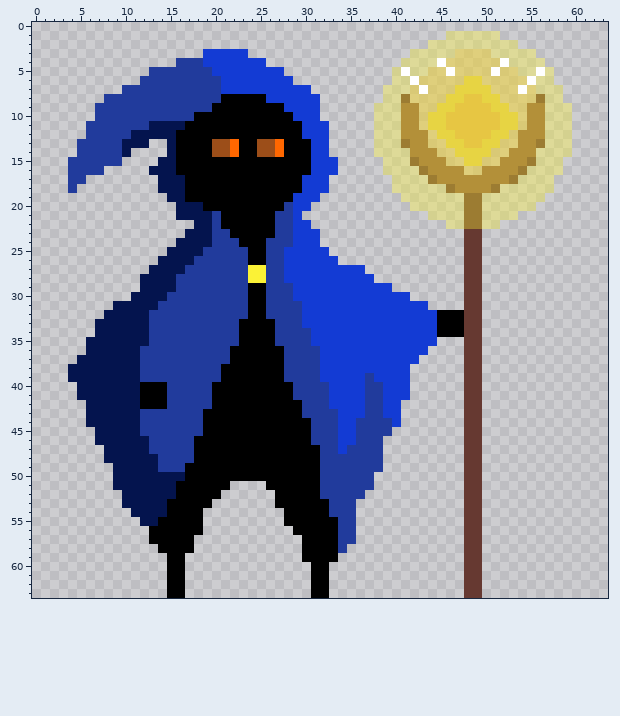
Pixel-art sprite, stored at Assets/Personagens/mago.png. This is how it looked before the edit.
The file is 64x64 pixels. Pixels under 10% opacity are left out.
And afterwards:
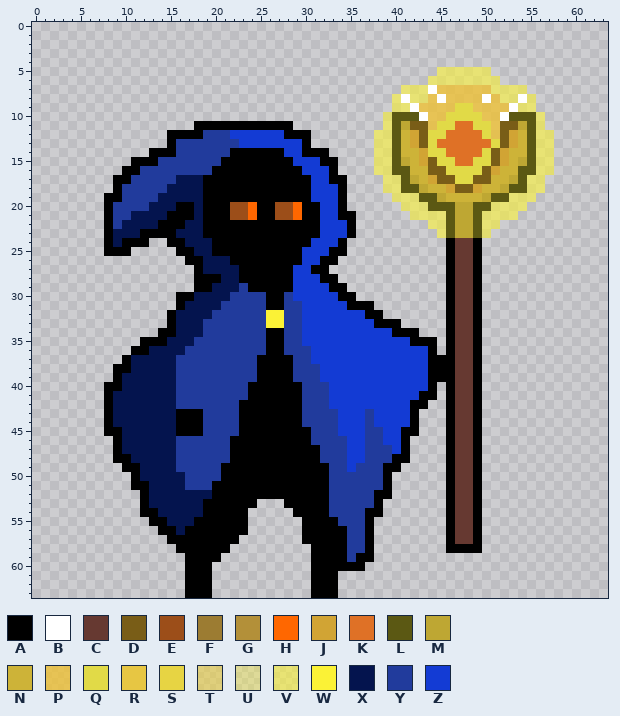
Palette (. is transparent): A #000000  B #ffffff  C #663931  D #795d17  E #9c4e19  F #9c7c32  G #b39039  H #ff6700  J #d1a434  K #df7126  L #5b5813  M #bea733  N #cdb338  P #eec135ca  Q #e1da47  R #e7c643  S #e7d443  T #ecd13f93  U #fbf2365d  V #fbf23698  W #fbf236  X #04144e  Y #213b9c  Z #133bd4
Change:
Changed rows in their new state; - is an unchanged pixel.
first column x 4:
 1 ------------------------------------------......--------
 2 ----------------------------------------..........------
 3 ---------------.....------------------..............----
 4 ------------..........---------------................---
 5 ---------...............------------.....VVVVVV.......--
 6 --------.................-----------....VVVVVVVV......--
 7 ------.....................--------..VVVBPPPPPPVVVV....-
 8 ----........................-------.VBVVPBPPPPBPVVBV...-
 9 ---.........................------..VVBPPPPQQPPPPBVV....
10 ---.........................------.VLLLBPPQQQQPPBLLLV...
11 --............-----------....-----.VLMDDPQQKKQQPDDMLV...
12 --.........A---YYYZZZZZZ--A..-----VVLNJDQQKKKKQPDJNLVV..
13 -........--AYYYYYYYZZZZZZZ-..-----VVLNJDQKKKKKKQDJNLVV..
14 -......--AAAYYYYYYA--AAAZZ-AA-----VVLNNJQQKKKKQDJNNLVV..
15 ......-AAAYYYYYYY--------ZZ-AA----VVLMNJDQQKKQQDJNMLVV.-
16 ....--AAYYYYYYYY----------Z--A----VVLLNNDDQQQQDJNNLLVV.-
17 ..---AAYYYYY-XX-----------A--AA----VVLMNJDDQQDDNNMLVV.--
18 .----AYYYYY--XX-----------A--ZA----VVLLMNNJDDJNNMLLVV.--
19 ----AAYYYYX--XX----------AA-ZZA-----VVVLLMNNNNMLLVVV.---
20 ----AYYYYXXXAA----EEH--EEHAAZZA------VVVLLLMMLLVVVV.----
21 ----AYYXXXXAAA-AA-EEH--EEHAAZZAA------VVVVLMMLVVVV------
22 ----AYXXXXAAAX-AA------AAAAAZZZA--------VVLMMLVV--------
23 ----AXXXAAAAX--AAA-----AAAAAZZZA---------VLMMLV---------
24 ----AXAAA--AA---AAA---AAAAA-ZZA-----------AC-A----------
25 ----AAA----.AA-XAAAA--AAAA---AA-----------AC-A----------
26 ----------...AAXXXAA--AAAA--AA------------AC-A----------
27 ---------.....AXXXXAAAAAA--AA....---------AC-A----------
28 --------......AAAXXAAAAAA---AA....--------AC-A----------
29 --------......AAXXX---AAA----AA.....------AC-A----------
30 -------.....AAXXXX--YYAA------AA......----AC-A----------
31 -----.......AXXXX---YYAA-------AAA......--AC-A----------
32 ----.......AXXXX----YYWW---------AA.......-C-A----------
33 ---........AXXX----YYYWW----------AAA.....-C-A----------
34 ---.......AAXXX----YYY-A--Z---------AAA...-C-A----------
35 --......AAAXXX-----YYY-A--Z-----------AAA-AC-A----------
36 --.....AAXXXX-----YYYY-----Z------------A-AC-A----------
37 -.....A-XXXX------YYY---A--Z-----------ZAAAC-A----------
38 .....AA-XXXX-----YYYY---A-------------ZZAAAC-A----------
39 .....A--XXXX-----YYYY---A--------Z----ZZAAAC-A----------
40 -...AA--XXXX----YYYY-----A-------ZZ---ZZA-AC-A----------
41 -...A---XXXX----YYYY-----A-------ZZ---ZAA-AC-A----------
42 --..A---XXXX----YYY--------------ZZ--ZAA--AC-A----------
43 --..A---XXXXAAAYYYY---------------Z--ZA---AC-A----------
44 --..A---XXXXAAAYYYY-------Y-----Z-ZZ-ZA---AC-A----------
45 ---.AA--XXXXAAAYYYY-------------Z--ZZAA---AC-A----------
46 ---..A---XXX--YYYY------------Y-Z--ZZA----AC-A----------
47 ----.A---XXX--YYYY------------YZZ--YZA----AC-A----------
48 ----.AA---XX--YYYY-------------ZZ--YAA----AC-A----------
49 -----.AA--XX-YYYY-----------A--Z---AA-----AC-A----------
50 -----..A-----YYYY-----------A-----YA------AC-A----------
51 -----..AA---XYYY--AAAA------A-----YA------AC-A----------
52 ------..A---XXXX-AAAAAA-----A----YAA------AC-A----------
53 ------..A--XXXX-AAAAA--.--------YYA-------AC-A----------
54 -------.AA-XXXXAAAAA----.-------YAA-------AC-A----------
55 --------.A-XXX-AAAAA----..------YA--------AC-A----------
56 ---------.--X--AAAAA-----.----A-YA--------AC-A----------
57 ---------..---AAAAA-----------A-YA--------AC-A----------
58 ----------..--AAAA--------.---AYYA--------AAAA----------
59 -----------..AAAA---------.---AYAA----------..----------
60 -----------..AAA-------------AAAA-----------..----------
61 -----------..AAA-------------A--------------..----------
62 -----------..AAA-------------A--------------..----------
63 -----------..AAA-------------A--------------..----------
Pixel boxes of the changes (left, top, right, bottom) in both pictures:
changed: (68, 31, 572, 598)
